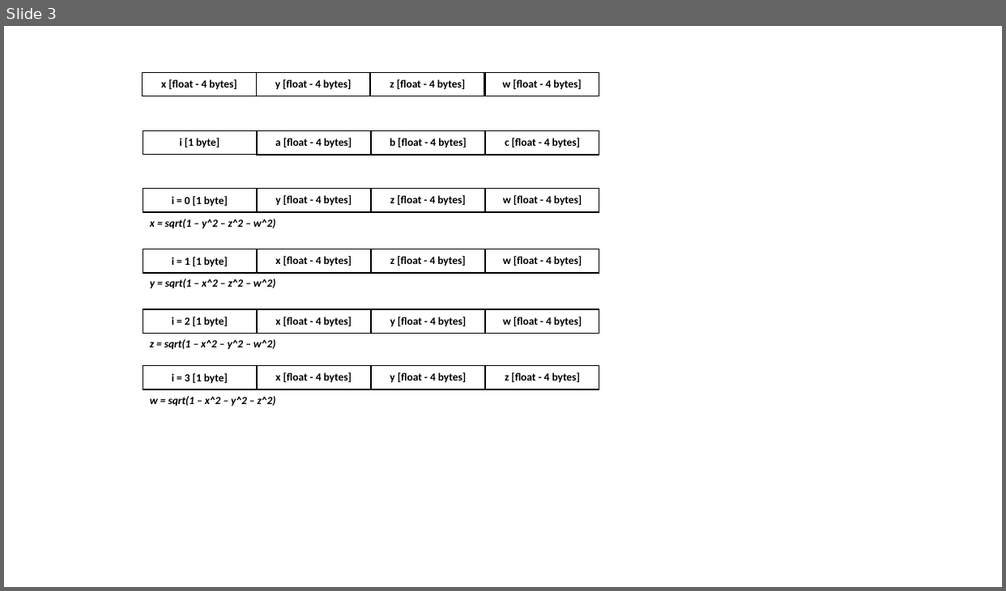
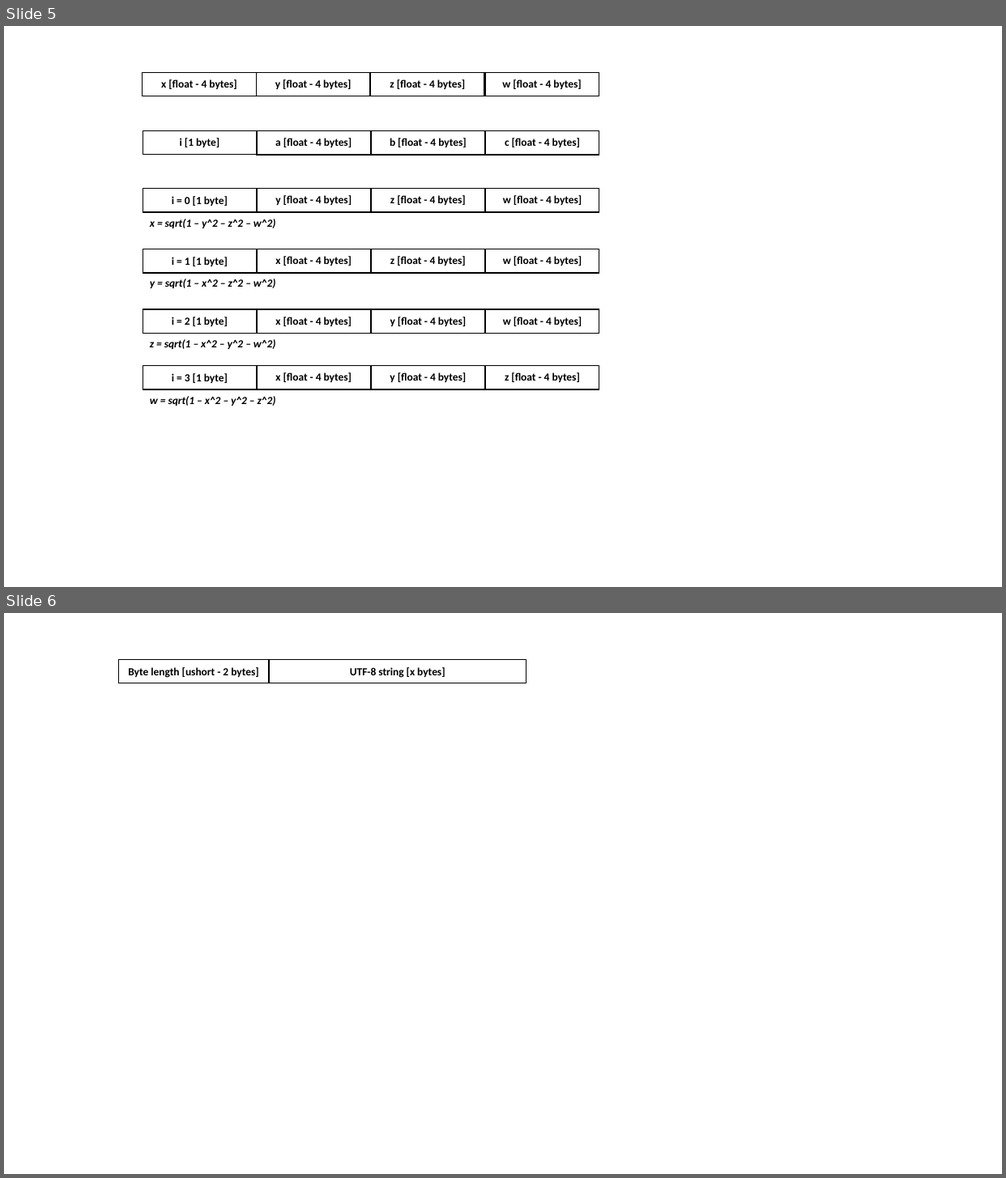
Before and after one commit to randomuserhi/GTFOReplay, a slide deck: Diagrams.pptx. Shown one above the other, each under a label of ours: slide 3 before the commit, slides 5 and 6 after it. The pictures are 1006x591 and 1006x1178 pixels, drawn with LibreOffice and Linux fonts; fonts in the diff are those of the drawing. Boxes give left, top, right and bottom in pixels: in the first picture for what was removed or moved away, otherwise in the second. Text is boxed around its words. In the diff, an @@ line names an element or a change of style, - is before the commit and + after.

```diff
--- a/Diagrams.pptx
+++ b/Diagrams.pptx
@@ slide 6 added at <box>4,613,1002,1174</box>, background #FFFFFF @@
@@ rectangle added at <box>118,659,269,683</box>, fill #FFFFFF, outline #000000 1 pt, 10.5 pt, text #000000, bold @@
+Byte length [ushort - 2 bytes]
@@ rectangle added at <box>269,659,526,683</box>, fill #FFFFFF, outline #000000 1 pt, 10.5 pt, text #000000, bold @@
+UTF-8 string [x bytes]
@@ what was slide 3 is now slide 5 @@
```
Also in this commit, not shown: 1 slide changed, 2 other slides added, 1 slide removed, 2 other files.
